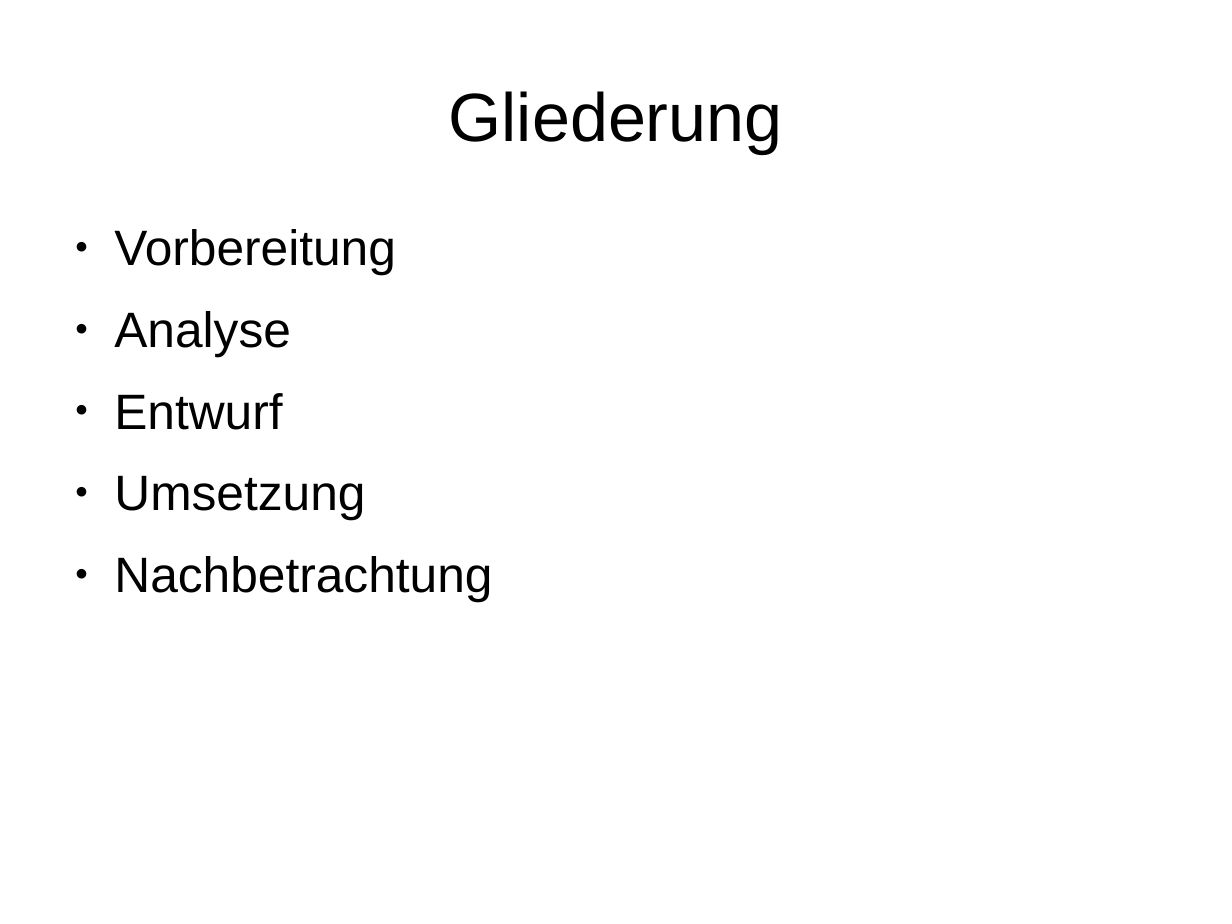
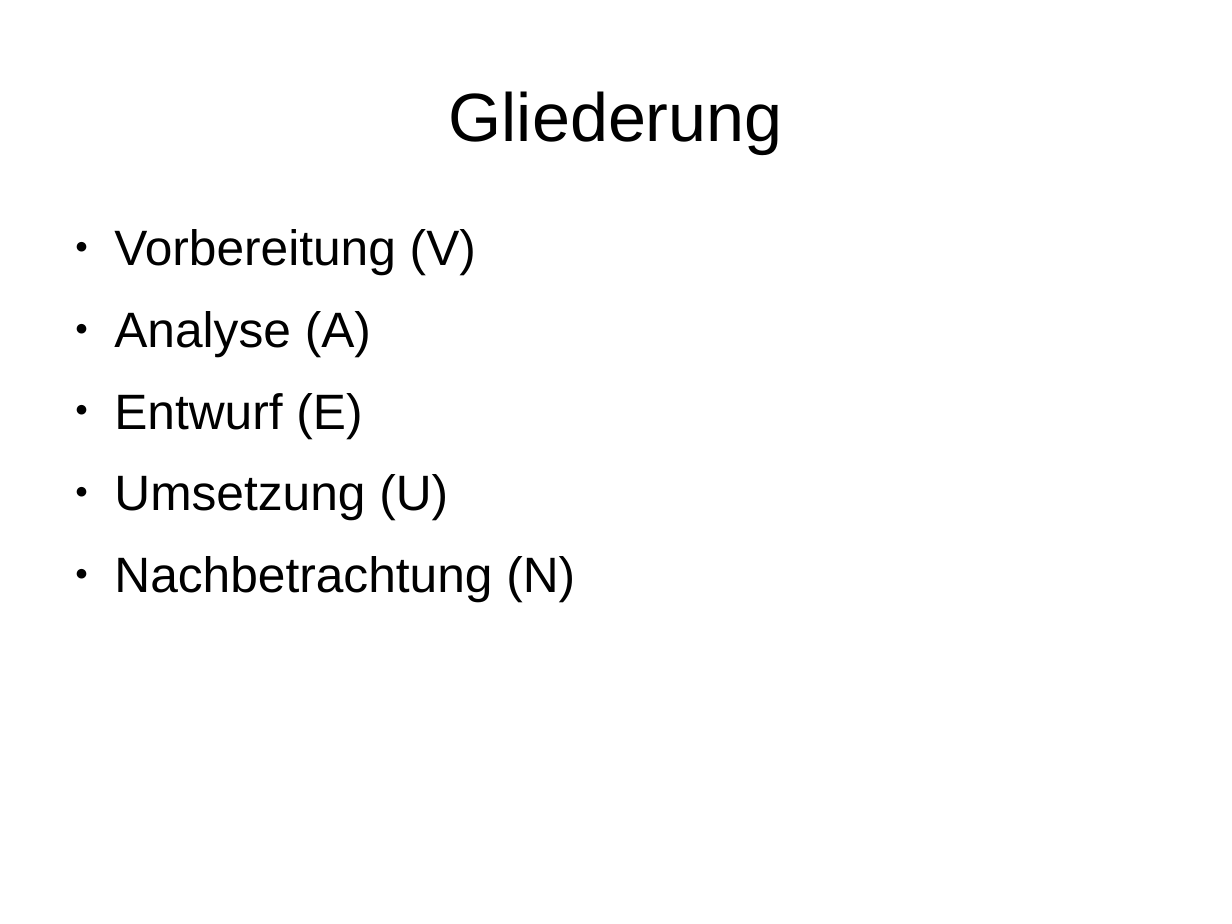
Before and after one commit to janhelmle/weiterbildung_fachinformatiker_ihk_projektantrag, a slide deck: slide 2 of praesentation/presentation_v1.odp. Drawn at 1232x924 pixels with LibreOffice and Linux fonts; fonts in the diff are those of the drawing. Boxes give left, top, right and bottom in pixels: in the first picture for what was removed or moved away, otherwise in the second. Text is boxed around its words. In the diff, an @@ line names an element or a change of style, - is before the commit and + after.

Commit message:
Progress

```diff
--- a/praesentation/presentation_v1.odp
+++ b/praesentation/presentation_v1.odp
@@ text at bbox=[114, 229, 575, 601]: text changed @@
-● Vorbereitung
-● Analyse
-● Entwurf
-● Umsetzung
-● Nachbetrachtung
+● Vorbereitung (V)
+● Analyse (A)
+● Entwurf (E)
+● Umsetzung (U)
+● Nachbetrachtung (N)
```
Also in this commit, not shown: 13 other slides changed.
